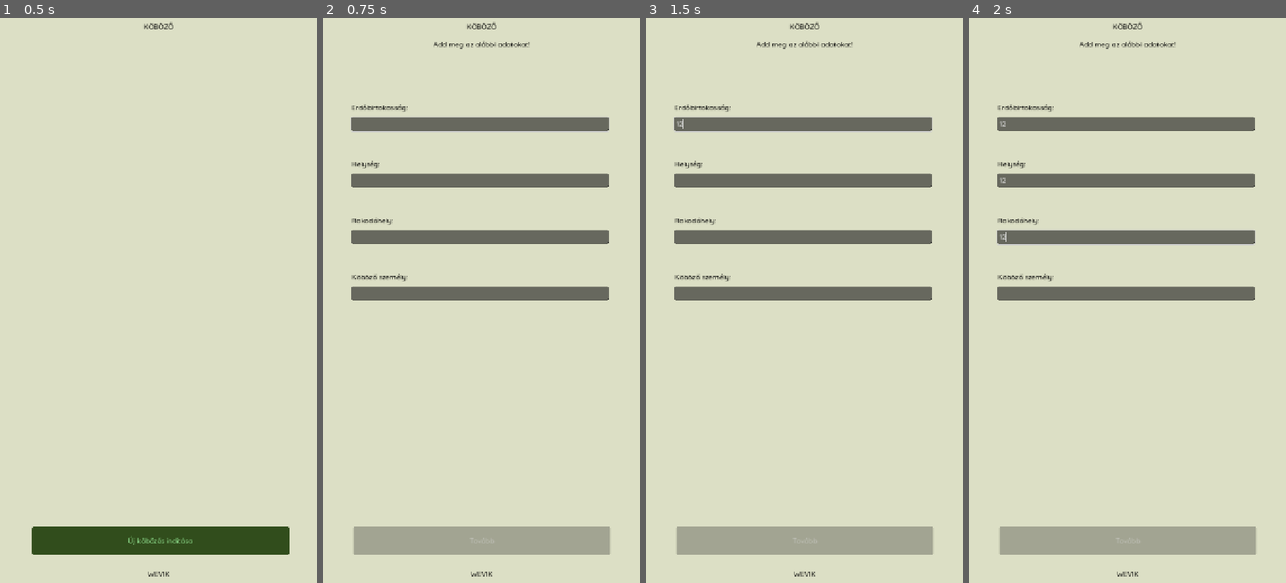
Above: before the commit, frames 1-4 (left to right).
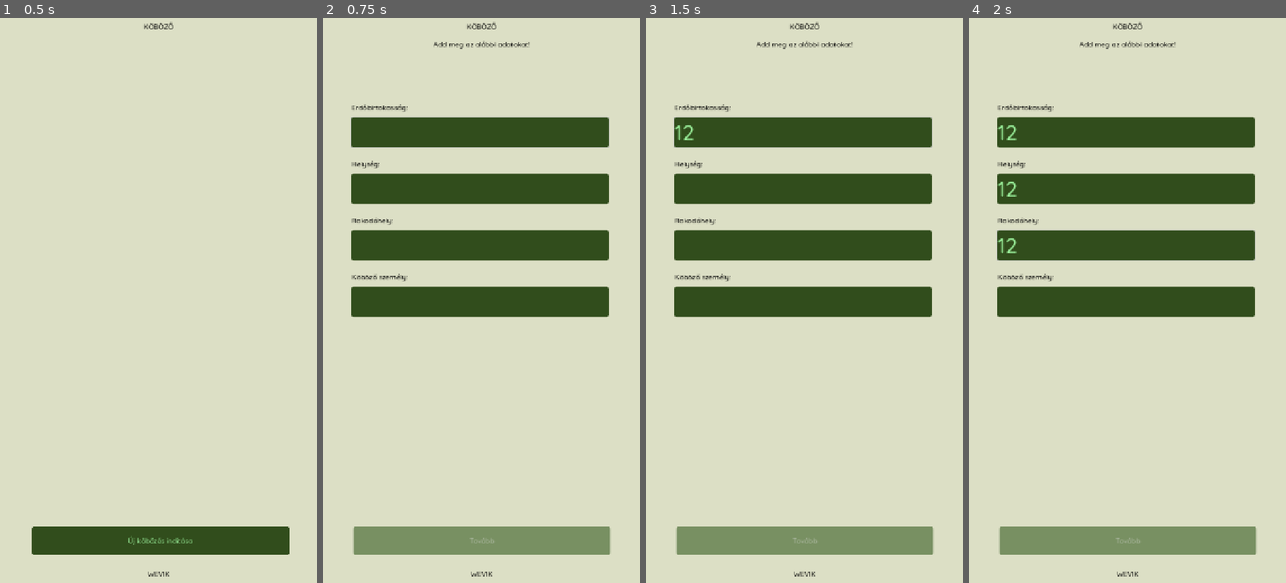
Above: after the commit, the same moments.

Repository: rolika/kob_g
Game: Godot game, scene res://main.tscn
Two runs of this game, one before a commit and one after it. Both use one fixed random seed, a clock stepped at 60 frames per second and the inputs below. The engine's default icon, where the game draws it, is replaced by a stand-in: a white triangle on a blue panel in a dark square.
Inputs (mouse positions are in pixels of both pictures, inside the frame that each line leads up to):
- Up to frame 1 (0.5 s): no input
- Up to frame 2 (0.75 s): click "Új köbözés indítása" at 0.5 s
- Up to frame 3 (1.5 s): click (801, 125) at 1.27 s; type "12" at 1.35 s
- Up to frame 4 (2 s): click (1124, 181) at 1.5 s; type "12" at 1.58 s; click (1124, 238) at 1.73 s; type "12" at 1.82 s

Frame 1 is identical in both runs. In frame 2, 22% of the frame differs, in the area x 8-91%, y 17-95%; in frame 3, 22%; in frame 4, 22%.

Commit message:
colorize input fields

Diff:
--- a/assets/theme/kobtheme.tres
+++ b/assets/theme/kobtheme.tres
@@ -1,4 +1,11 @@
-[gd_resource type="Theme" load_steps=5 format=3 uid="uid://bfaeg77fit7gk"]
+[gd_resource type="Theme" load_steps=7 format=3 uid="uid://bfaeg77fit7gk"]
+
+[sub_resource type="StyleBoxFlat" id="StyleBoxFlat_duni4"]
+bg_color = Color(0.192157, 0.345098, 0.109804, 0.584314)
+corner_radius_top_left = 5
+corner_radius_top_right = 5
+corner_radius_bottom_right = 5
+corner_radius_bottom_left = 5
 
 [sub_resource type="StyleBoxFlat" id="StyleBoxFlat_v2ka8"]
 bg_color = Color(0.192157, 0.301961, 0.109804, 1)
@@ -25,10 +32,22 @@
 shadow_size = 2
 shadow_offset = Vector2(1, 1)
 
+[sub_resource type="StyleBoxFlat" id="StyleBoxFlat_bqa5t"]
+bg_color = Color(0.192157, 0.301961, 0.109804, 1)
+corner_radius_top_left = 5
+corner_radius_top_right = 5
+corner_radius_bottom_right = 5
+corner_radius_bottom_left = 5
+
 [resource]
 Button/colors/font_color = Color(0.6, 0.933333, 0.6, 1)
+Button/styles/disabled = SubResource("StyleBoxFlat_duni4")
 Button/styles/focus = SubResource("StyleBoxFlat_v2ka8")
 Button/styles/hover = SubResource("StyleBoxFlat_tmuds")
 Button/styles/normal = SubResource("StyleBoxFlat_ap8re")
 Button/styles/pressed = SubResource("StyleBoxFlat_22qti")
 Label/colors/font_color = Color(0, 0, 0, 1)
+LineEdit/colors/caret_color = Color(0.6, 0.933333, 0.6, 1)
+LineEdit/colors/font_color = Color(0.6, 0.933333, 0.6, 1)
+LineEdit/font_sizes/font_size = 48
+LineEdit/styles/normal = SubResource("StyleBoxFlat_bqa5t")
